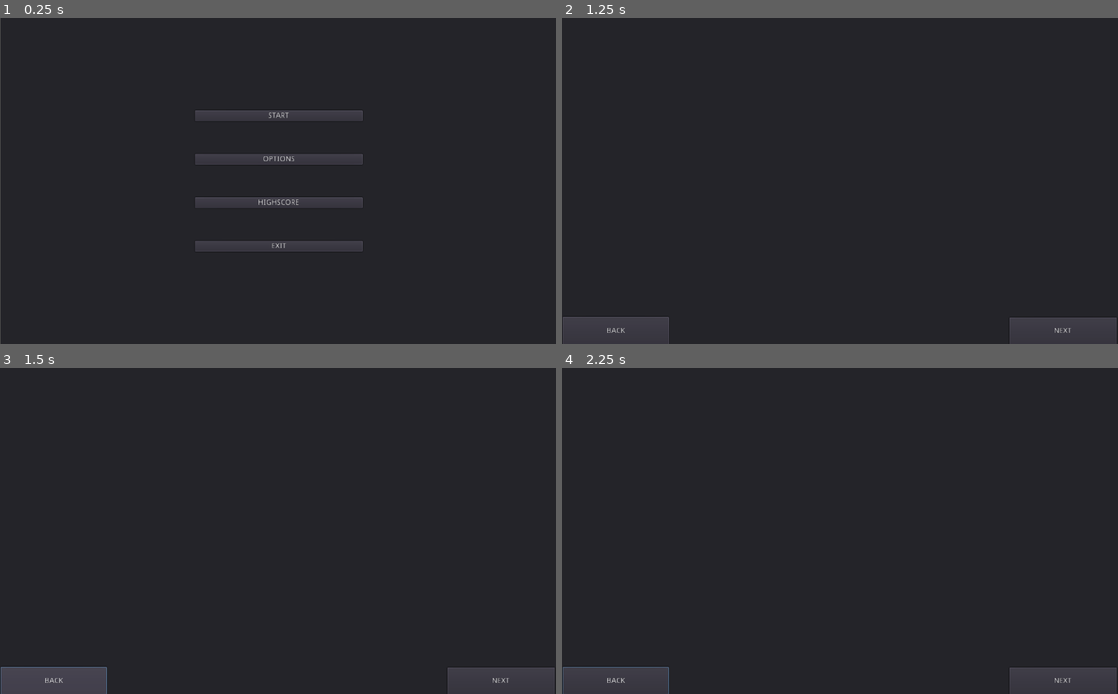
Above: before the commit, frames 1-4 (two rows, left to right).
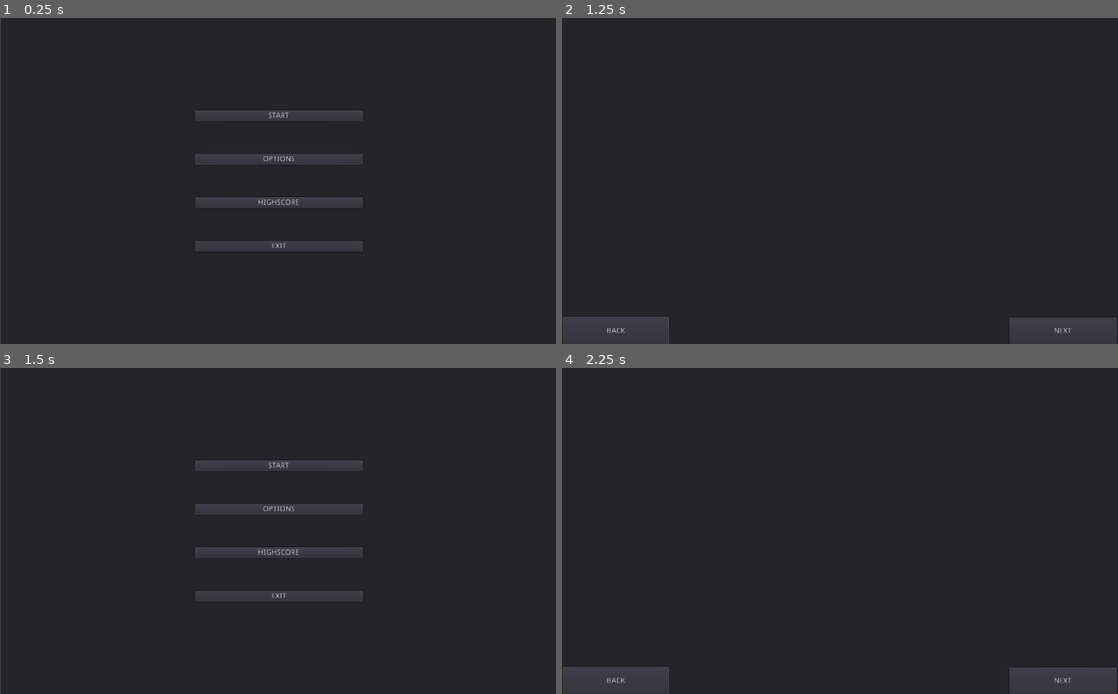
Above: after the commit, the same moments.

Repository: DominikWolek/bomber-game
Game: Godot game, scene res://GUI/MainMenuScene.tscn
Same seed, same stepped clock (60 frames per second), same inputs: the game is played once before the commit and once after it.
Inputs (mouse positions are in pixels of both pictures, inside the frame that each line leads up to):
- Up to frame 1 (0.25 s): no input
- Up to frame 2 (1.25 s): click "START" at 0.5 s
- Up to frame 3 (1.5 s): click "BACK" at 1.25 s
- Up to frame 4 (2.25 s): click (840, 465) at 2 s, where only the run after the commit has a clickable "START"

Frames 1-2 are identical in both runs. In frame 3, 5.2% of the frame differs, in the area x 0-100%, y 0-100%; in frame 4, less than 0.1%.

Commit message:
FirstStartScene

Diff:
--- a/Bomberman/GUI/FirstStartScene.tscn
+++ b/Bomberman/GUI/FirstStartScene.tscn
@@ -1,4 +1,6 @@
-[gd_scene format=2]
+[gd_scene load_steps=2 format=2]
+
+[ext_resource path="res://GUI/BackButton.gd" type="Script" id=1]
 
 [node name="Node2D" type="Node2D"]
 
@@ -6,16 +8,19 @@
 margin_right = 1025.0
 margin_bottom = 602.0
 
-[node name="Button" type="Button" parent="Panel"]
+[node name="BackButton" type="Button" parent="Panel"]
 margin_left = 1.22772
 margin_top = 550.027
 margin_right = 197.228
 margin_bottom = 602.027
 text = "BACK"
+script = ExtResource( 1 )
 
-[node name="Button2" type="Button" parent="Panel"]
+[node name="NextButton" type="Button" parent="Panel"]
 margin_left = 823.812
 margin_top = 551.0
 margin_right = 1021.81
 margin_bottom = 602.0
 text = "NEXT"
+
+[connection signal="pressed" from="Panel/BackButton" to="Panel/BackButton" method="_on_BackButton_pressed"]
